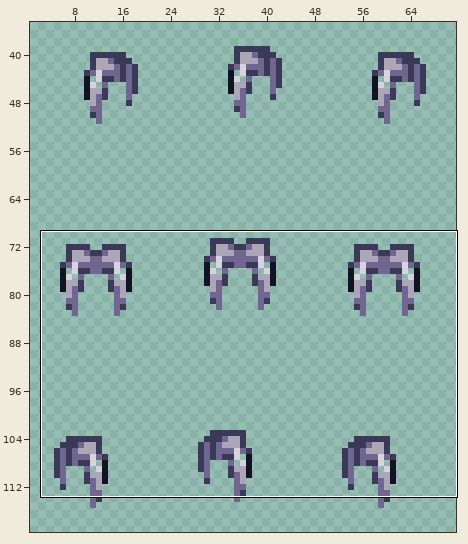
Two versions of one sprite sheet, spriteData/04/12.gif. The first picture is a wide view before the edit; the outline marks the close-up.
Close-up. First the earlier version:
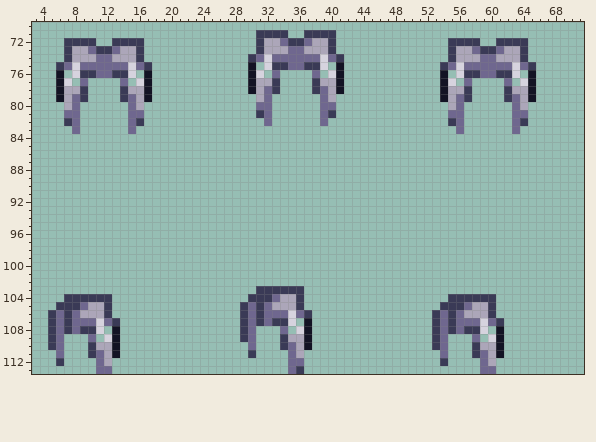
The file is 72x128 pixels. Shown: x 3..71, y 70..113. The wide view leaves out empty margins. The commit also changed other parts of the picture, which this record leaves out.
The result:
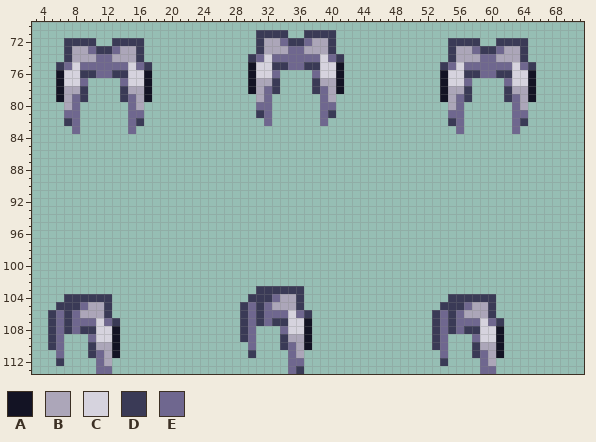
Palette (. is transparent): A #131324  B #aca6b9  C #d6d3de  D #3a3a56  E #6f678f
From old to new:
@@ x 3..71 @@
  74 ....DBBBEEBBBD.............DECEEEEEECED.............DBBBEEBBBD.......
- 75 ...DECEEEEEECED............A.CDDEEDDC.A............DECEEEEEECED......
- 76 ...A.CDDEEDDC.A............AC.E....E.CA............A.CDDEEDDC.A......
- 77 ...AC.E....E.CA............ABBD....DBBA............AC.E....E.CA......
+ 75 ...DECEEEEEECED............ACCDDEEDDCCA............DECEEEEEECED......
+ 76 ...ACCDDEEDDCCA............ACCE....ECCA............ACCDDEEDDCCA......
+ 77 ...ACCE....ECCA............ABBD....DBBA............ACCE....ECCA......
  78 ...ABBD....DBBA............ABED....DEBA............ABBD....DBBA......
@@ x 3..71 @@
 106 ..DEDEBBBD................DEDEEECED...............DEDEBBBD...........
-107 ..DEDEEECED...............DEDEDDC.A...............DEDEEECED..........
-108 ..DEDEDDC.A...............DE...E.CA...............DEDEDDC.A..........
-109 ..DE...E.CA...............DE...DBBA...............DE...E.CA..........
+107 ..DEDEEECED...............DEDEDDCCA...............DEDEEECED..........
+108 ..DEDEDDCCA...............DE...ECCA...............DEDEDDCCA..........
+109 ..DE...ECCA...............DE...DBBA...............DE...ECCA..........
 110 ..DE...DBBA................E...DEBA...............DE...DBBA..........
